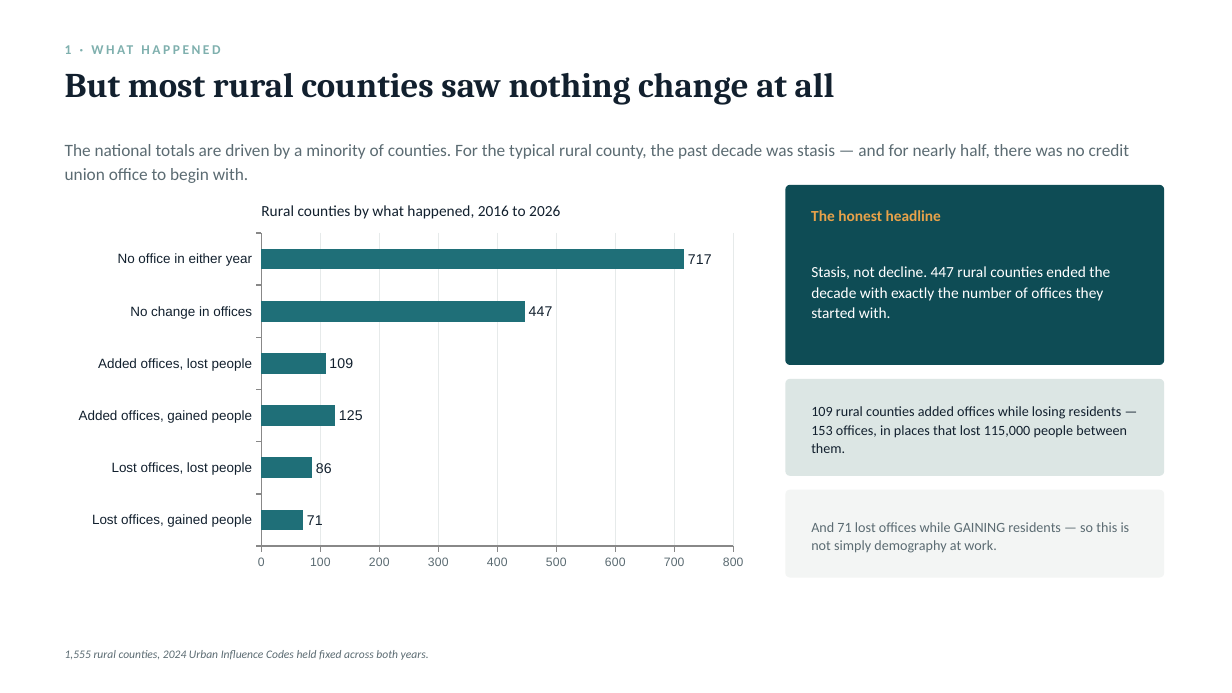
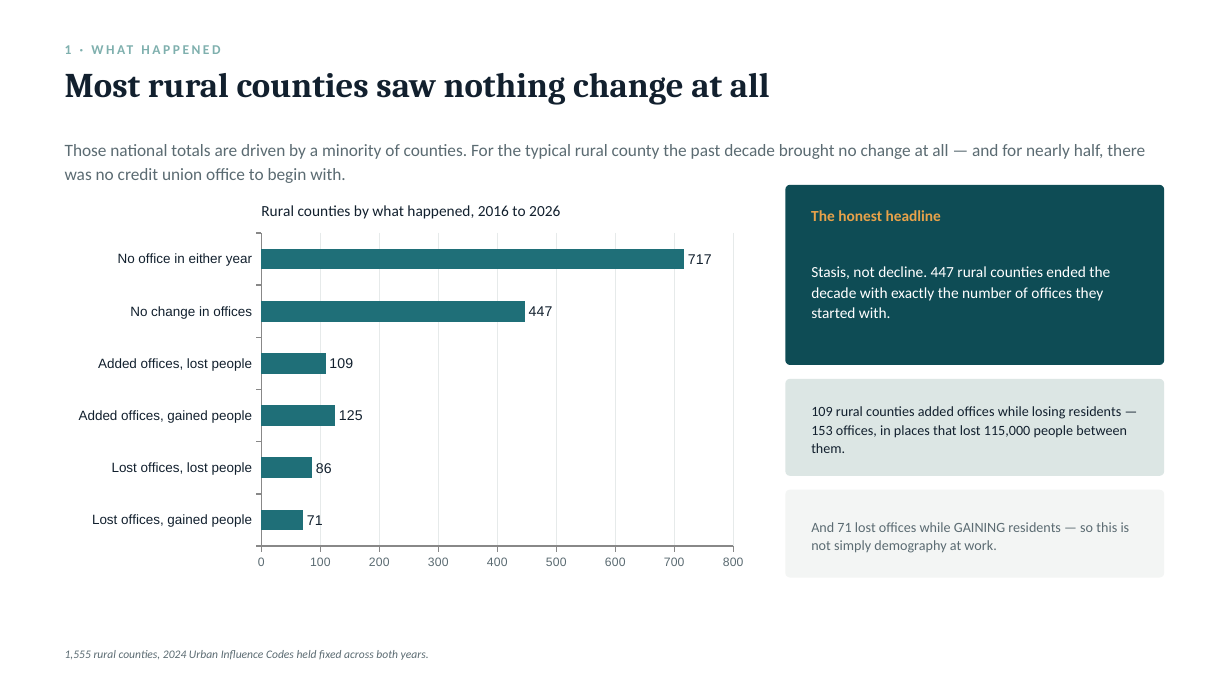
Before and after one commit to saurabhcdatta/Rural-Credit-Unions, a slide deck: slide 5 of Rural.pptx. Drawn at 1232x693 pixels with LibreOffice and Linux fonts; fonts in the diff are those of the drawing. Boxes give left, top, right and bottom in pixels: in the first picture for what was removed or moved away, otherwise in the second. Text is boxed around its words. In the diff, an @@ line names an element or a change of style, - is before the commit and + after.

```diff
--- a/Rural.pptx
+++ b/Rural.pptx
@@ text at bbox=[65, 73, 770, 105]: text changed @@
-But most rural counties saw nothing change at all
+Most rural counties saw nothing change at all
@@ text at bbox=[65, 144, 1145, 183]: text changed @@
-The national totals are driven by a minority of counties. For the typical rural county, the past decade was stasis — and for nearly half, there was no credit union office to begin with.
+Those national totals are driven by a minority of counties. For the typical rural county the past decade brought no change at all — and for nearly half, there was no credit union office to begin with.
```
Also in this commit, not shown: 8 other slides changed.
